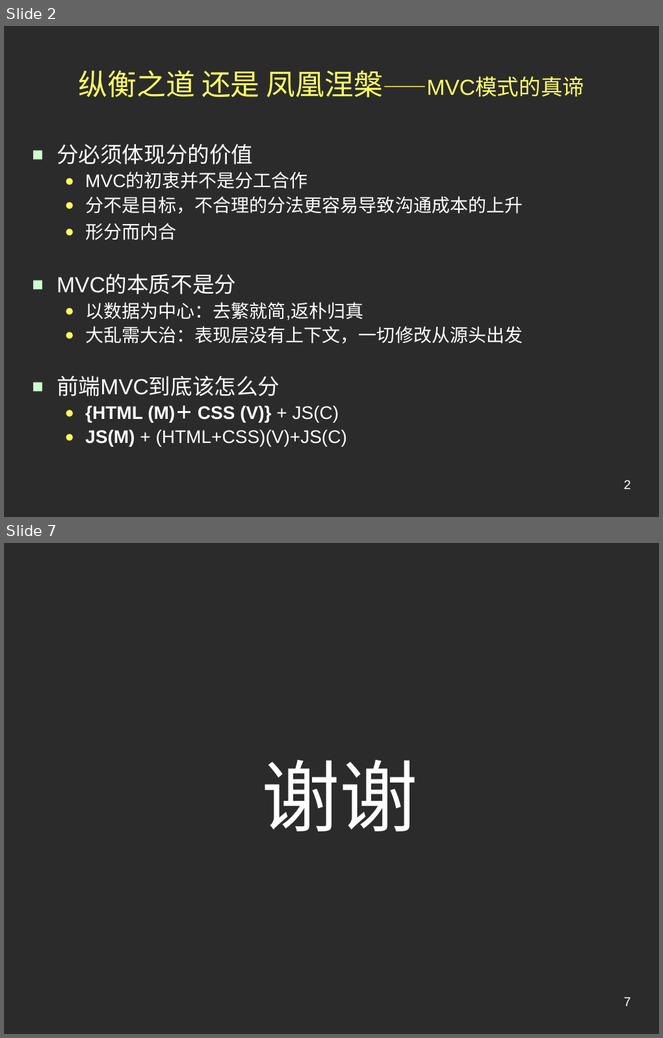
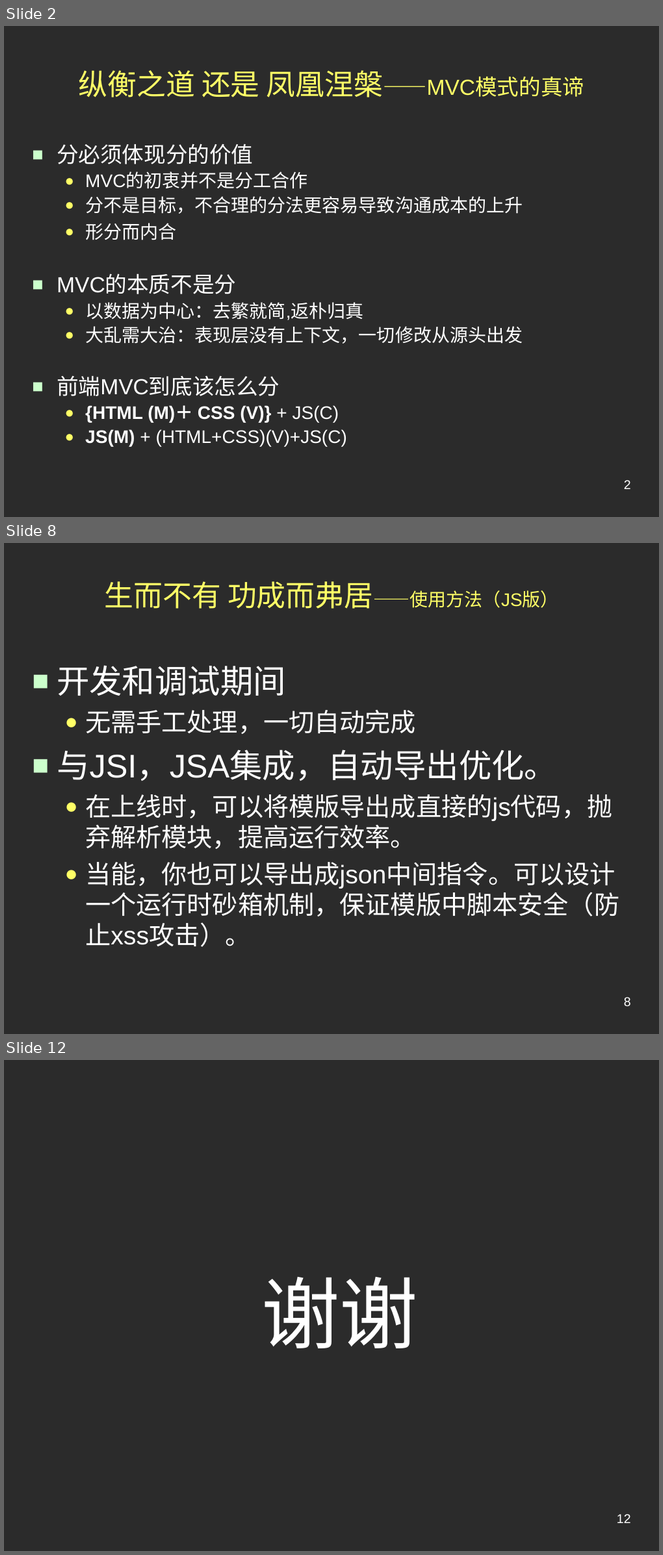
Before and after one commit to conzi/lite, a slide deck: Lite/web/doc/Preview.ppt. Shown one above the other, each under a label of ours: slides 2 and 7 before the commit, slides 2, 8 and 12 after it; the slides between them are not shown. The pictures are 663x1038 and 663x1555 pixels, drawn with LibreOffice and Linux fonts; fonts in the diff are those of the drawing; background and template pictures are left out; a plain dark background stands for a picture behind light text. Boxes give left, top, right and bottom in pixels: in the first picture for what was removed or moved away, otherwise in the second. Text is boxed around its words. In the diff, an @@ line names an element or a change of style, - is before the commit and + after.

```diff
--- a/Lite/web/doc/Preview.ppt
+++ b/Lite/web/doc/Preview.ppt
@@ slide 8 added at (x1=4, y1=543, x2=659, y2=1034), background picture (left out) @@
@@ title added at (x1=105, y1=581, x2=559, y2=609), 20 pt, text #FFFF66 @@
+生而不有 功成而弗居——使用方法（JS版）
@@ text added at (x1=57, y1=665, x2=620, y2=947), 28 pt, text #FFFFFF @@
+■ 开发和调试期间
+  ● 无需手工处理，一切自动完成
+■ 与JSI，JSA集成，自动导出优化。
+  ● 在上线时，可以将模版导出成直接的js代码，抛弃解析模块，提高运行效率。
+  ● 当能，你也可以导出成json中间指令。可以设计一个运行时砂箱机制，保证模版中脚本安全（防止xss攻击）。
@@ page number added at (x1=624, y1=997, x2=631, y2=1006), 14 pt, text #FFFFFF @@
+8
@@ what was slide 7 is now slide 12 @@
@@ page number at (x1=617, y1=1514, x2=631, y2=1523): text changed @@
-7
+12
```
Also in this commit, not shown: 4 slides changed, 4 other slides added.
